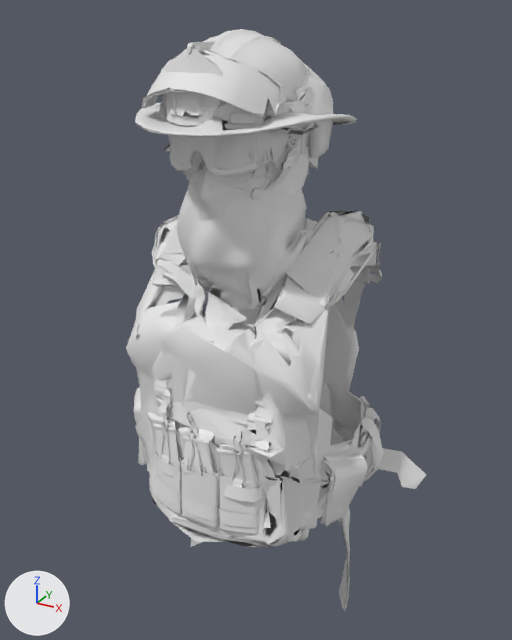
The glTF model public/models/gear/fit_mechanic_m.glb as it was, and as the next commit left it.
Rendered twice from a 50 mm camera at (0.552, -0.969, 0.962) aimed at (0.017, 0.003, 0.476). Lighting does not change. The marker at lower left points along +X, +Y and +Z. The older version comes first. Vertices at exactly the same position are counted once.

The first picture shows 'bag_medic', 'balaclava', 'goggles_tactical', 'goggles_tactical_lens', 'helmet_construction', 'helmet_firefighter', 'helmet_military', 'helmet_swat', 'mask_half', 'shemagh', 'vest_military', 'vest_swat' and 4 more.
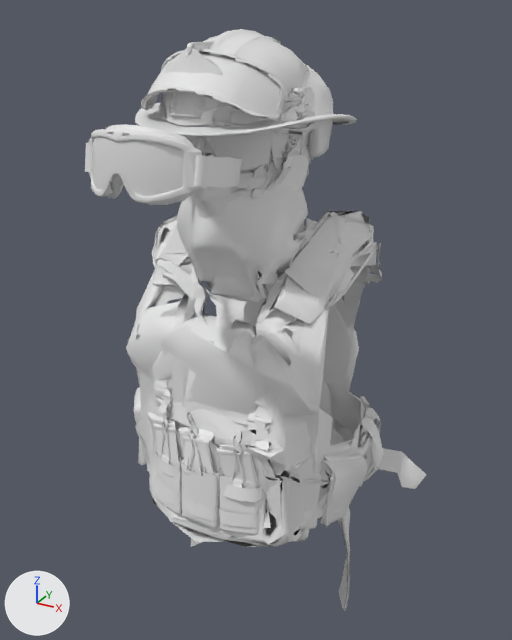
Changed parts and their boxes [x1, y1, x2, y2] in the pictures (512 x 640 px; the box of a moved part takes in the faces that stretch with it):
'shemagh', reshaped (8% shorter): before [177, 182, 307, 337]; after [177, 187, 308, 330]
'helmet_swat', reshaped: before [142, 49, 333, 178]; after [140, 49, 333, 202]
'goggles_tactical_lens', reshaped: before [172, 134, 253, 170]; after [93, 137, 215, 196]
'goggles_tactical', reshaped: before [164, 135, 319, 178]; after [85, 124, 243, 205]
part 1 of me_helmet_swat, built on (mostly hidden before): before [198, 99, 303, 133]; after [140, 49, 333, 162]
part 2 of me_helmet_firefighter, moved or reshaped: before [145, 43, 320, 132]; after [145, 43, 298, 154]
part 4 of me_goggles_tactical_lens, moved or reshaped (mostly hidden): before [191, 151, 203, 169]; after [111, 174, 123, 194]
part 5 of me_goggles_tactical_lens, moved or reshaped: before [183, 145, 214, 170]; after [103, 168, 135, 196]
part 6 of me_goggles_tactical_lens, added: after [93, 137, 183, 196]
part 7 of me_goggles_tactical_lens, deleted: before [172, 134, 253, 170]
'glasses_ballistic_lens', unchanged, uncovered by the edit: before [168, 133, 271, 166]; after [184, 133, 271, 170]

The change, as a diff of the scene's bpy script:
```diff
--- a/public/models/gear/fit_mechanic_m.glb.py
+++ b/public/models/gear/fit_mechanic_m.glb.py
@@ me_helmet_swat @@
 # used by ob_helmet_swat; location = (0.0, 0.0, 0.0)
-me_helmet_swat.from_pydata(...)  # 1277 vertices, 2132 faces; spans x -0.125..0.125, y -0.176..0.194, z 0.651..0.913
+me_helmet_swat.from_pydata(...)  # 2631 vertices, 4781 faces; spans x -0.125..0.126, y -0.181..0.194, z 0.651..0.913
+# me_helmet_swat part 1: 2 vertices moved from x -0.092..-0.001, y -0.088..-0.022, z 0.797..0.868 to x -0.092..0.0, y -0.093..-0.022, z 0.797..0.873; 12 vertices removed from x -0.019..0.09, y -0.112..-0.02, z 0.814..0.88; 1333 vertices added at x -0.125..0.126, y -0.181..0.19, z 0.727..0.913
+# other edits to the shape of me_helmet_swat do not show in these pictures
@@ me_helmet_firefighter @@
 # used by ob_helmet_firefighter; location = (0.0, 0.0, 0.0)
-me_helmet_firefighter.from_pydata(...)  # 1224 vertices, 2167 faces; spans x -0.153..0.154, y -0.193..0.19, z 0.65..0.923
+me_helmet_firefighter.from_pydata(...)  # 1245 vertices, 2168 faces; spans x -0.153..0.154, y -0.193..0.19, z 0.65..0.923
+# me_helmet_firefighter part 2: 2 vertices moved from x 0.0..0.074, y -0.086..-0.054, z 0.812..0.833 to x 0.0..0.121, y -0.081..-0.041, z 0.803..0.822; 28 vertices removed from x -0.071..0.082, y -0.166..-0.06, z 0.818..0.919; 49 vertices added at x -0.088..0.081, y -0.166..-0.045, z 0.772..0.919
@@ me_goggles_tactical @@
 # used by ob_goggles_tactical; location = (0.0, 0.0, 0.0)
-me_goggles_tactical.from_pydata(...)  # 690 vertices, 1102 faces; spans x -0.104..0.095, y -0.139..0.125, z 0.722..0.833
+me_goggles_tactical.from_pydata(...)  # 649 vertices, 1029 faces; spans x -0.095..0.095, y -0.314..-0.086, z 0.737..0.834
+# me_goggles_tactical part 3: 505 vertices removed from x -0.104..0.095, y -0.139..0.121, z 0.729..0.833; 649 vertices added at x -0.095..0.095, y -0.314..-0.086, z 0.737..0.834
+# other edits to the shape of me_goggles_tactical do not show in these pictures
@@ me_goggles_tactical_lens @@
 # used by ob_goggles_tactical_lens; location = (0.0, 0.0, 0.0)
-me_goggles_tactical_lens.from_pydata(...)  # 155 vertices, 219 faces; spans x -0.072..0.073, y -0.139..0.12, z 0.724..0.826
+me_goggles_tactical_lens.from_pydata(...)  # 238 vertices, 294 faces; spans x -0.072..0.082, y -0.314..-0.086, z 0.743..0.826
+# me_goggles_tactical_lens part 4: the loose piece of 50 vertices spanning x -0.021..0.024, y -0.131..-0.107, z 0.752..0.791 is moved by (0.0, -0.175, 0.001)
+# me_goggles_tactical_lens part 5: the loose piece of 51 vertices spanning x -0.025..0.028, y -0.139..-0.133, z 0.755..0.789 is moved by (0.0, -0.175, 0.001)
+# me_goggles_tactical_lens part 6: a new loose piece of 30 vertices spanning x -0.072..0.082, y -0.312..-0.261, z 0.753..0.826
+# me_goggles_tactical_lens part 7: 30 vertices removed from x -0.072..0.073, y -0.137..-0.073, z 0.753..0.826
+# other edits to the shape of me_goggles_tactical_lens do not show in these pictures
@@ me_shemagh @@
 # used by ob_shemagh; location = (0.0, 0.0, 0.0)
-me_shemagh.from_pydata(...)  # 468 vertices, 836 faces; spans x -0.108..0.103, y -0.118..0.138, z 0.451..0.727
+me_shemagh.from_pydata(...)  # 468 vertices, 836 faces; spans x -0.106..0.102, y -0.118..0.111, z 0.481..0.727
+# me_shemagh part 8: 408 vertices removed from x -0.108..0.103, y -0.118..0.138, z 0.451..0.716; 408 vertices added at x -0.106..0.102, y -0.118..0.111, z 0.481..0.709
```
